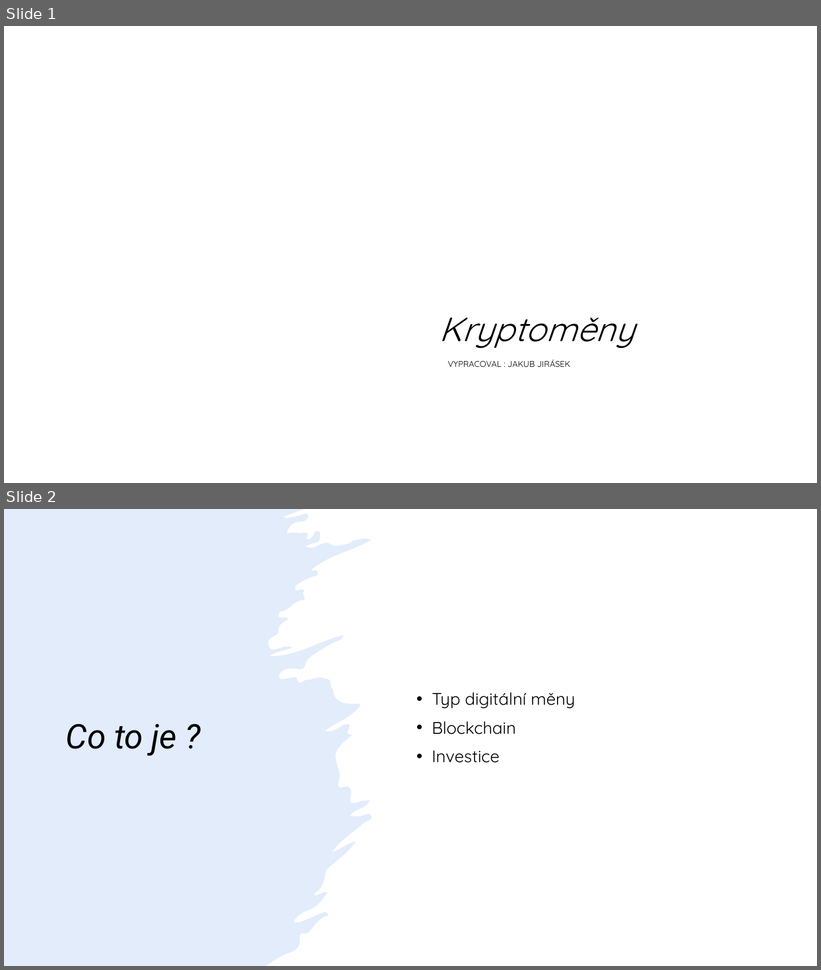
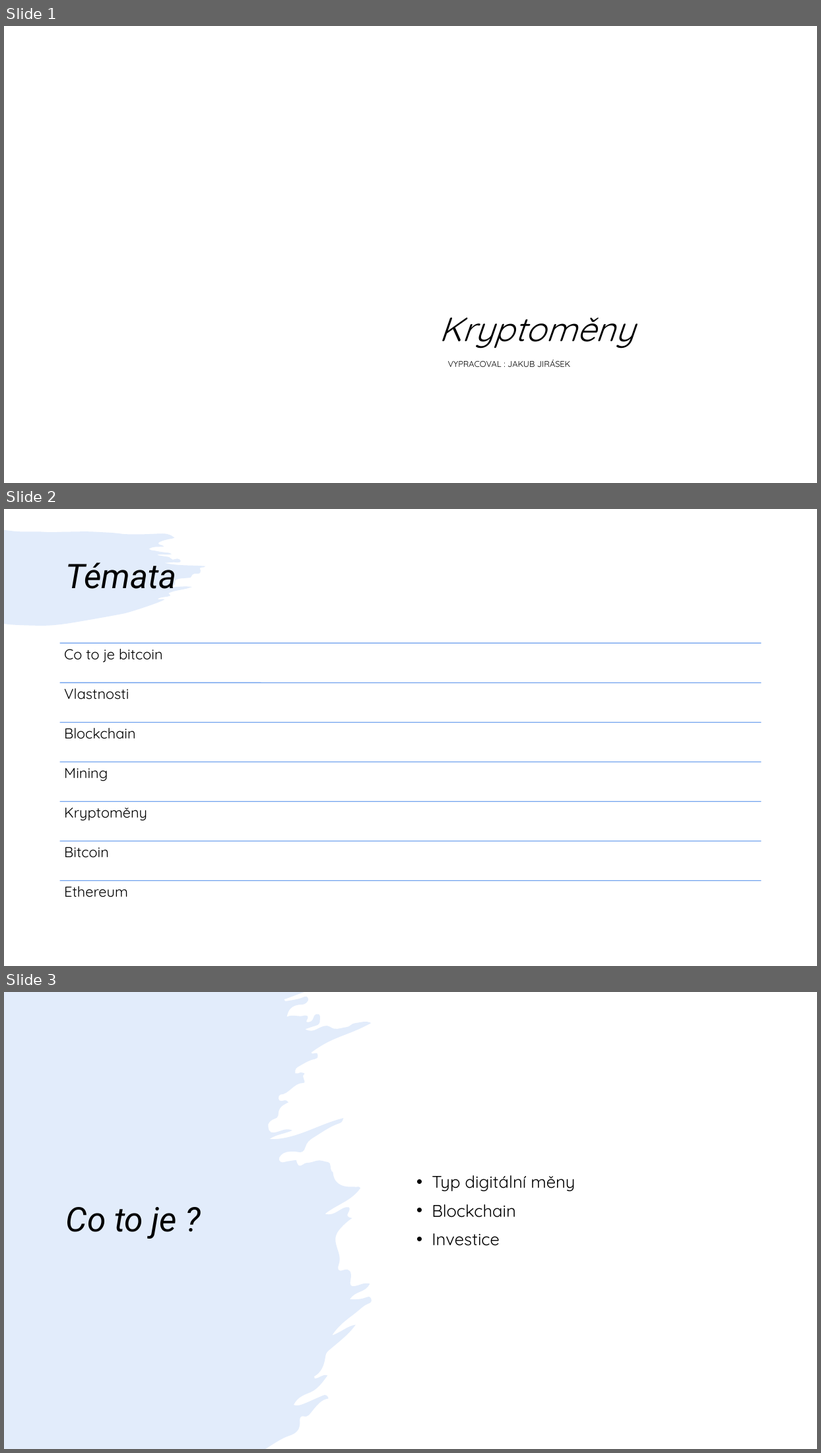
Before and after one commit to kuba384/Jirasek, a slide deck: Presentation.pptx. Shown one above the other, each under a label of ours: slides 1 and 2 before the commit, slides 1, 2 and 3 after it. The pictures are 821x970 and 821x1453 pixels, drawn with LibreOffice and Linux fonts; fonts in the diff are those of the drawing; background and template pictures are left out. Boxes give left, top, right and bottom in pixels: in the first picture for what was removed or moved away, otherwise in the second. Text is boxed around its words. In the diff, an @@ line names an element or a change of style, - is before the commit and + after.

```diff
--- a/Presentation.pptx
+++ b/Presentation.pptx
@@ slide 2 added at (4,509,817,966), background #FFFFFF; not listed: 1 template element that a slide beside it also shows @@
@@ title added at (66,562,177,589), 40 pt, text #000000, italic @@
+Témata
@@ group added at (60,643,762,898): 7 lines, 7 texts @@
+Co to je bitcoin
+Vlastnosti
+Blockchain
+Mining
+Kryptoměny
+Bitcoin
+Ethereum
@@ what was slide 2 is now slide 3 @@
```
Also in this commit, not shown: 5 slides changed, 3 other slides added.
